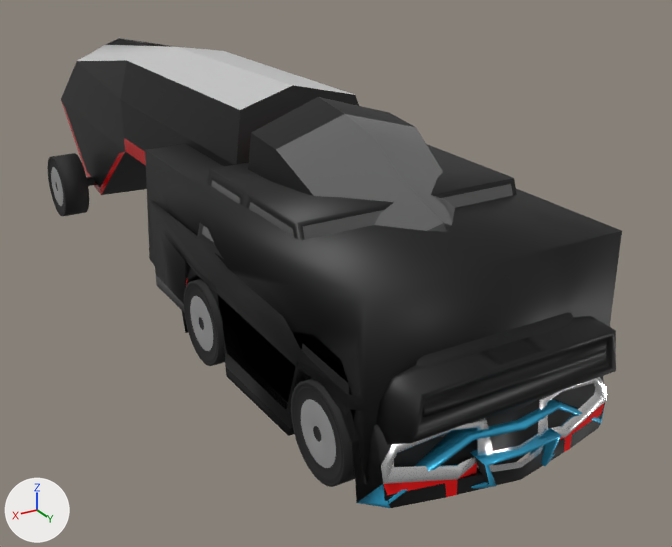
Before and after pictures for a commit that changed the FBX model Assets/Models/Cars/Cars.fbx.
Rendered twice from a 50 mm camera at (-3.9338, 0.1041, 0.0679) aimed at (-4.0109, -0.0243, 0.0037). Every picture has the same lights, and +X, +Y and +Z are marked at lower left. Where no turn or scale is listed for an object, it has been applied to the vertices.

Objects in the first picture: 'SuperTruck X52', 'SuperTruck X52 Trailer', 'SupercarBigBang', 'SupercarDynamo', 'SupercarMammot', 'SupercarShock', 'SupercarSkull', 'Wheels 1', 'Wheels 1.001', 'Wheels 2'.
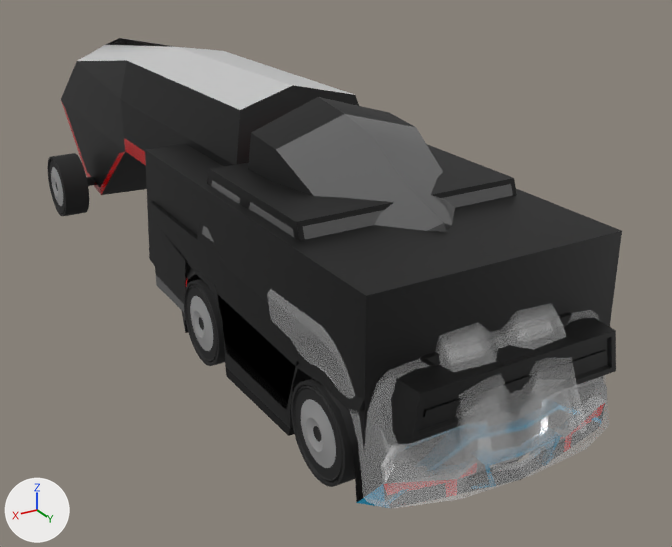
Where the newer file only moved an object's origin or applied its transform, the numbers keep the older frame.

Changed parts and their boxes [x1, y1, x2, y2] in the pictures (672 x 547 px):
'CustomIceWave', added: after [267, 289, 609, 508]
part 1 of me_cube_025, shading changed: [145, 144, 622, 475] in both
part 2 of me_cube_021, shading changed: [150, 144, 572, 411] in both
part 3 of me_cube_023, shading changed: [199, 277, 616, 444] in both
part 4 of me_cube_022, shading changed: before [158, 226, 605, 508]; after [175, 247, 526, 508]
'SupercarSkull', unchanged, covered by the edit: before [181, 267, 607, 508]; after [181, 267, 607, 503]

The change, as a list of edits to the scene's bpy script:
```text
Add mat_transparent:
    mat_transparent = principled_material('Transparent')
    mat_transparent.base_color = (0.8, 0.8, 0.8)  # white #e7e7e7
    mat_transparent.roughness = 1.0
    mat_transparent.alpha = 0.254
Change me_cube_022:
    where me_cube_022.from_pydata(...)  # 266 vertices, 250 faces; spans x -0.0191..0.0191, y -0.0345..0.0365, z 0.0011..0.0222
    used by ob_supercarshock; location = (-4.0, 0.0, 0.0)
    me_cube_022 part 4: edges marked sharp go from 0 to 225
Change me_cube_023:
    where me_cube_023.from_pydata(...)  # 196 vertices, 195 faces; spans x -0.0183..0.0183, y -0.033..0.0352, z 0.0052..0.0235
    used by ob_supercardynamo; location = (-4.0, 0.0, 0.0)
    me_cube_023 part 3: edges marked sharp go from 0 to 193
Change me_cube_021:
    where me_cube_021.from_pydata(...)  # 126 vertices, 124 faces; spans x -0.0191..0.0191, y -0.0322..0.0321, z 0.0049..0.03
    used by ob_supercarmammot; location = (-4.0, 0.0, 0.0)
    me_cube_021 part 2: edges marked sharp go from 0 to 108
Change me_cube_025:
    where me_cube_025.from_pydata(...)  # 36 vertices, 26 faces; spans x -0.0185..0.0185, y -0.0361..0.0307, z 0.0046..0.0279
    used by ob_supercarbigbang; location = (-4.0, 0.0, 0.0)
    me_cube_025 part 1: edges marked sharp go from 0 to 48
Add me_plane_001:
    me_plane_001.from_pydata(...)  # 1035 vertices, 805 faces; spans x -0.018..0.0189, y -0.035..0.0388, z 0.0028..0.0283
    me_plane_001.materials.append(mat_transparent)  # white #e7e7e7
Add ob_customicewave:
    ob_customicewave = bpy.data.objects.new('CustomIceWave', me_plane_001)
    ob_customicewave.location = (-4.0, 0.0, 0.0)
```
